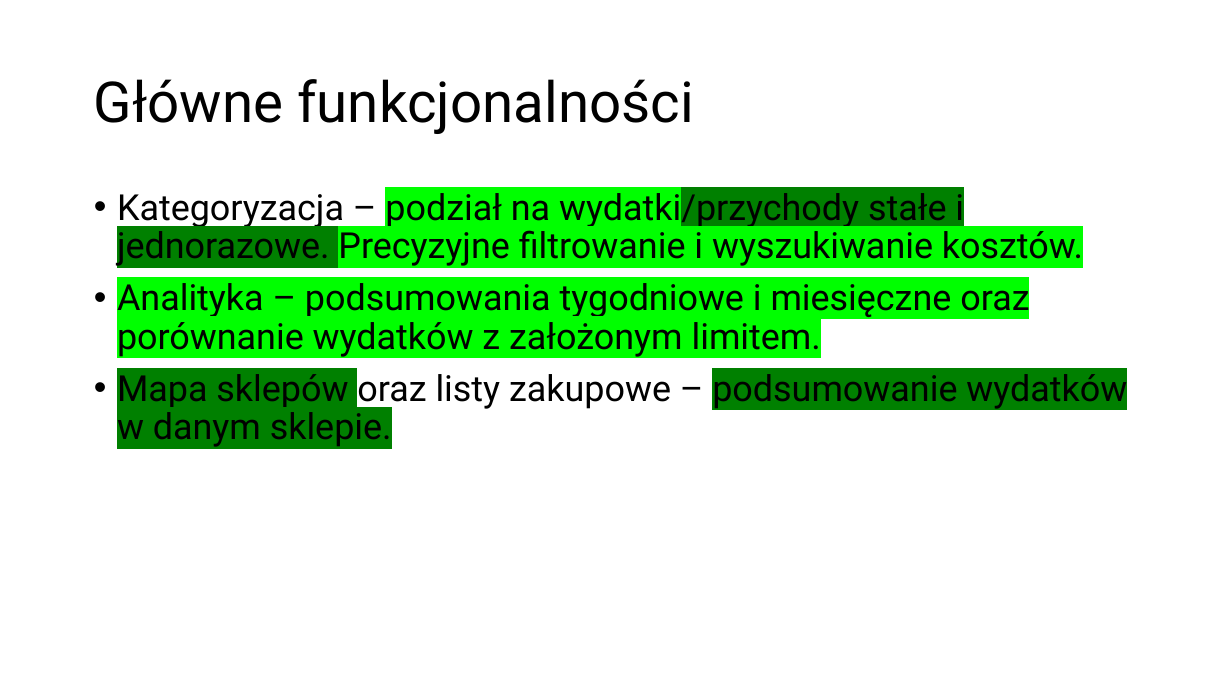
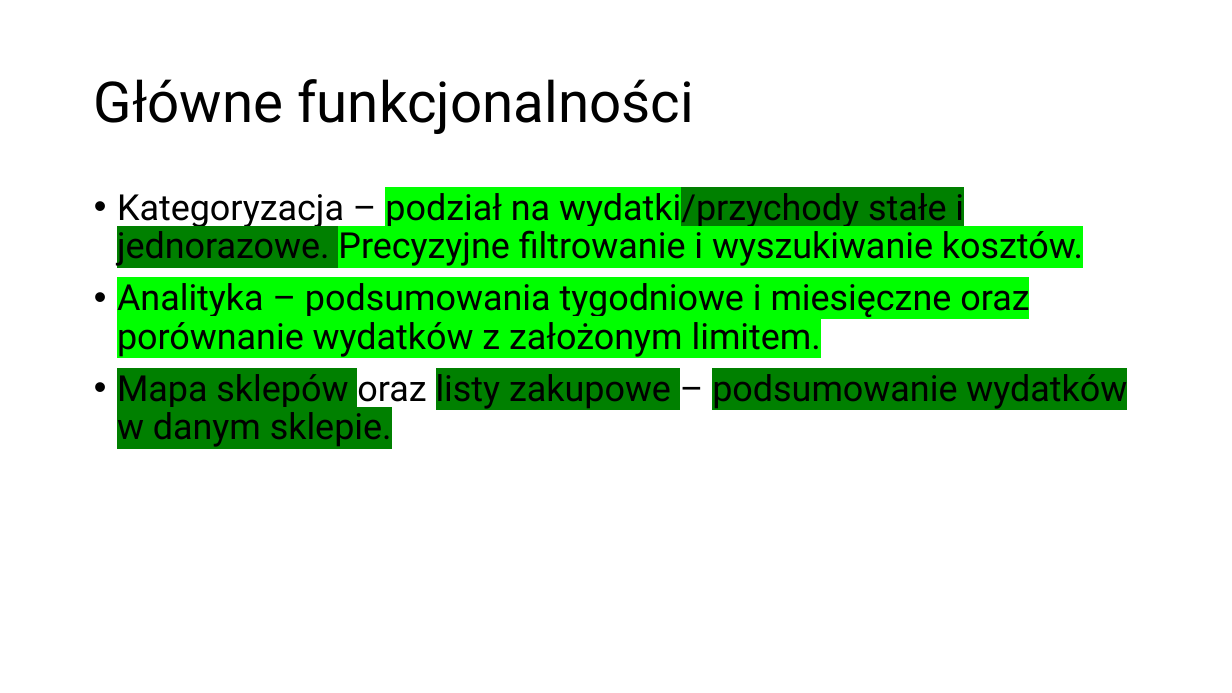
Before and after one commit to kwonbx/finance-app, a slide deck: slide 3 of Prezentacja-zalozen.pptx. Drawn at 1232x693 pixels with LibreOffice and Linux fonts; fonts in the diff are those of the drawing. Boxes give left, top, right and bottom in pixels: in the first picture for what was removed or moved away, otherwise in the second. Text is boxed around its words. In the diff, an @@ line names an element or a change of style, - is before the commit and + after.

```diff
--- a/Prezentacja-zalozen.pptx
+++ b/Prezentacja-zalozen.pptx
@@ text at (117, 367, 1127, 447): highlight none to #008000 in "listy zakupowe" @@
```
Also in this commit, not shown: 1 other slide changed, 16 other files.
